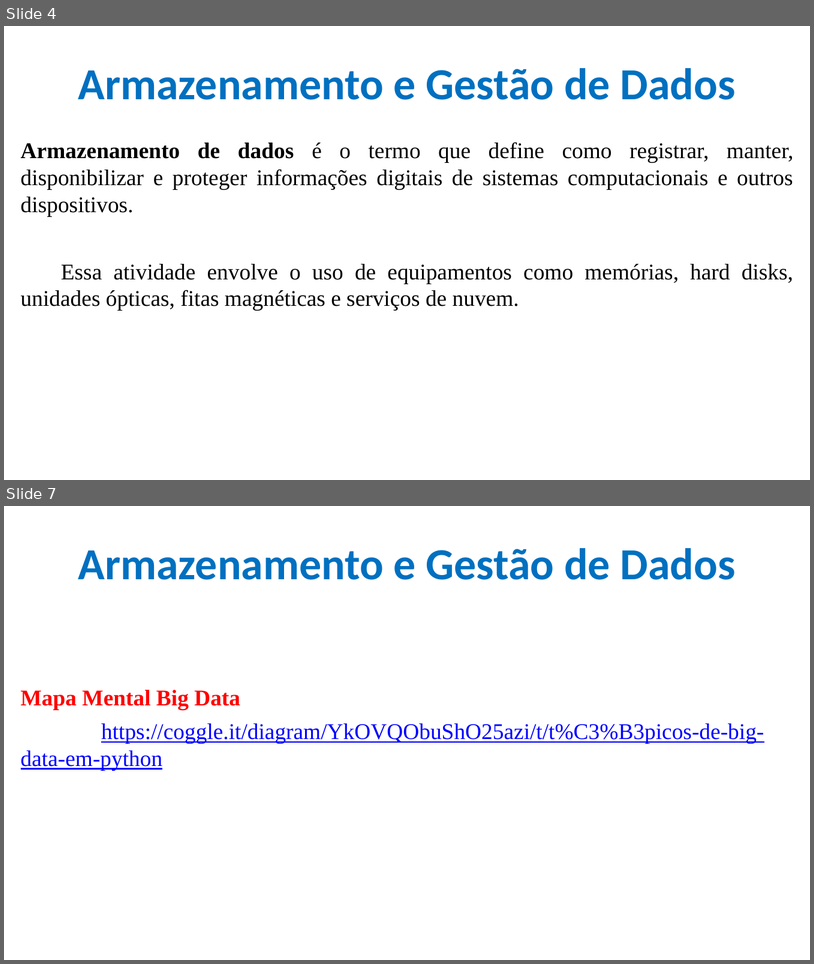
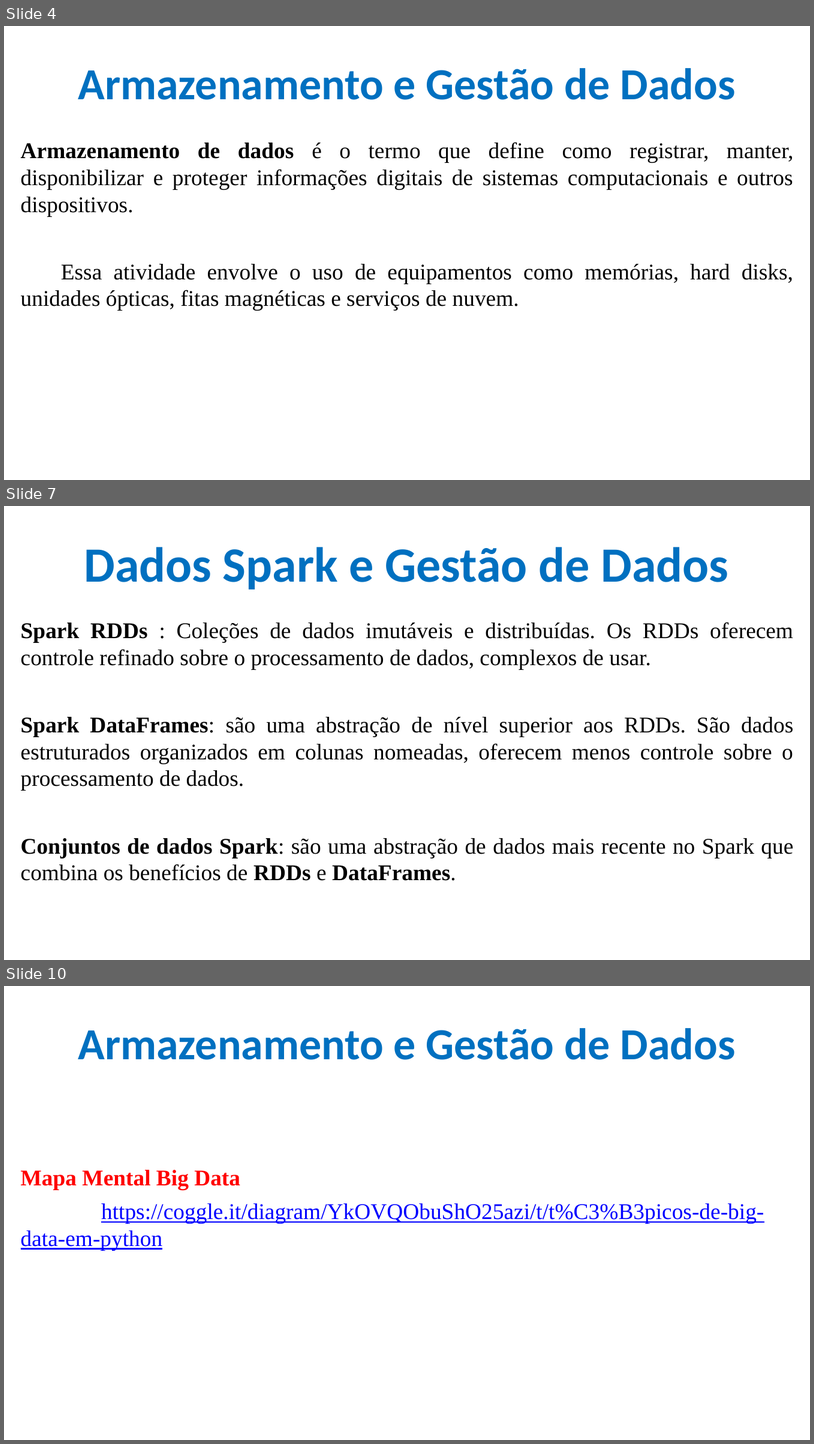
Before and after one commit to CloudEducationBrazil/WydenPythonBigData, a slide deck: 01 Classes/Aula 02 - Python Big Data.pptx. Shown one above the other, each under a label of ours: slides 4 and 7 before the commit, slides 4, 7 and 10 after it; the slides between them are not shown. The pictures are 814x964 and 814x1444 pixels, drawn with LibreOffice and Linux fonts; fonts in the diff are those of the drawing; background and template pictures are left out. Boxes give left, top, right and bottom in pixels: in the first picture for what was removed or moved away, otherwise in the second. Text is boxed around its words. In the diff, an @@ line names an element or a change of style, - is before the commit and + after.

Commit message:
aulas ppt Python big data

```diff
--- a/01 Classes/Aula 02 - Python Big Data.pptx
+++ b/01 Classes/Aula 02 - Python Big Data.pptx
@@ slide 7 added at (4,506,810,960), background picture (left out) @@
@@ title added at (84,547,729,589), 44 pt, text #0070C0, bold @@
+Dados Spark e Gestão de Dados
@@ text added at (21,622,794,880), 20 pt, text #000000 @@
+Spark RDDs : Coleções de dados imutáveis e distribuídas. Os RDDs oferecem controle refinado sobre o processamento de dados, complexos de usar.
+Spark DataFrames: são uma abstração de nível superior aos RDDs. São dados estruturados organizados em colunas nomeadas, oferecem menos controle sobre o processamento de dados.
+Conjuntos de dados Spark: são uma abstração de dados mais recente no Spark que combina os benefícios de RDDs e DataFrames.
@@ what was slide 7 is now slide 10 @@
```
Also in this commit, not shown: 1 slide changed, 2 other slides added, 29 other files.
